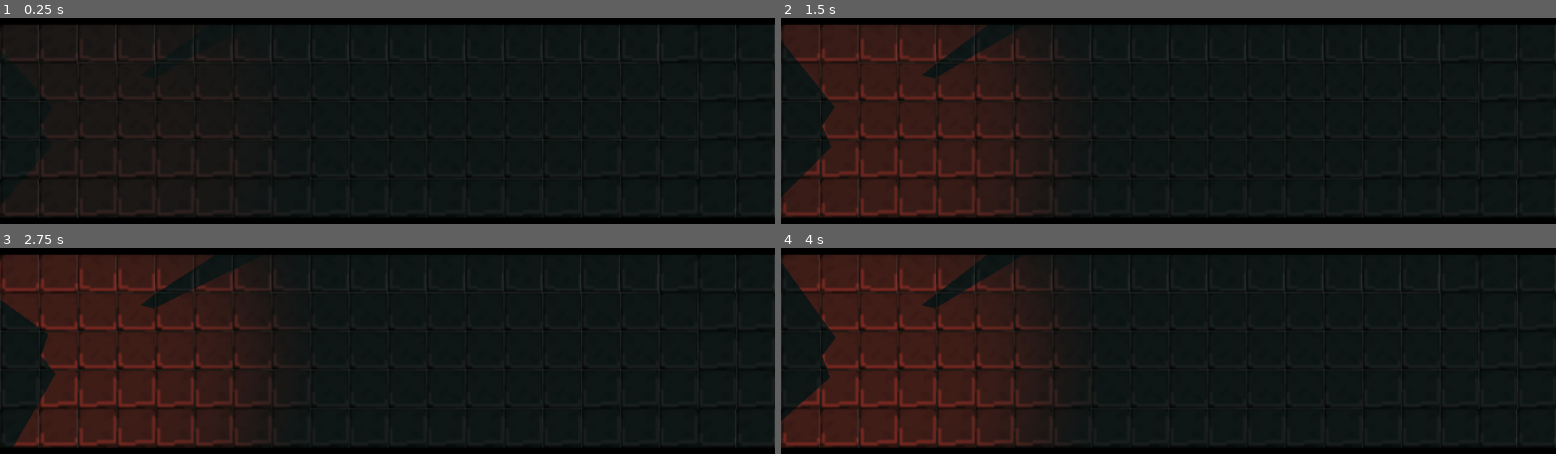
Above: before the commit, frames 1-4 (two rows, left to right).
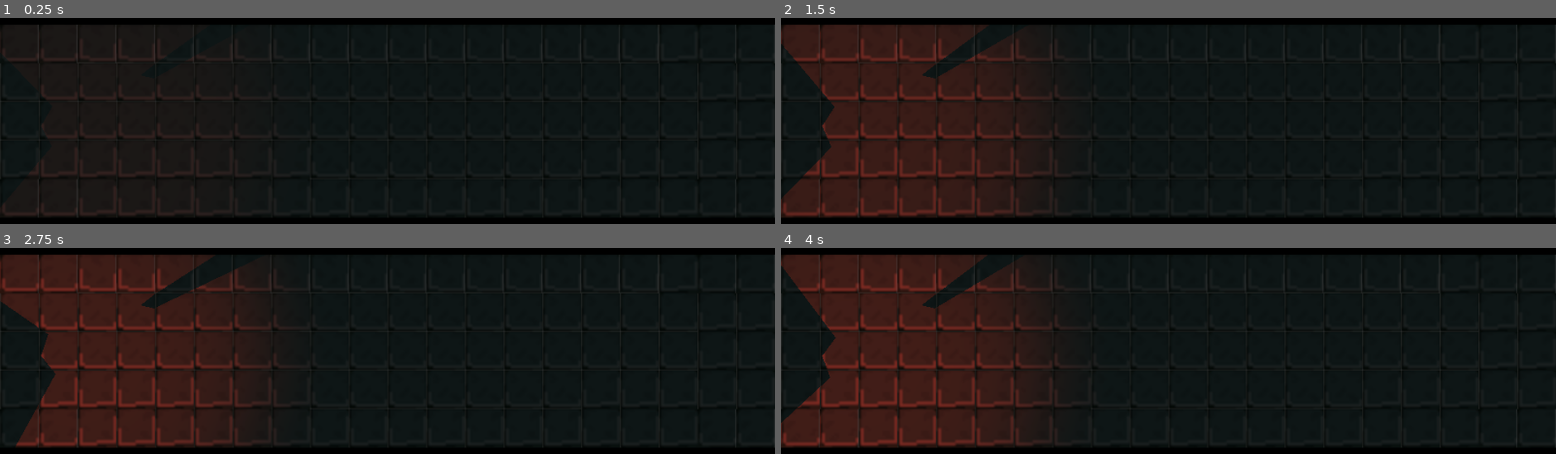
Above: after the commit, the same moments.

Repository: albielee/TastyGameJam
Game: Godot game, scene res://game.tscn
The game is run twice, just before and just after one commit, with the same random seed, the same clock (stepped at 60 frames per second) and the same inputs.
Inputs (mouse positions are in pixels of both pictures, inside the frame that each line leads up to):
- Up to frame 1 (0.25 s): no input
- Up to frame 2 (1.5 s): move the mouse to (1339, 90) at 0.52 s; tap Enter at 1.25 s; move the mouse to (1013, 129) at 1.27 s
- Up to frame 3 (2.75 s): tap Space at 2 s; move the mouse to (465, 252) at 2.02 s
- Up to frame 4 (4 s): tap Enter at 2.75 s; move the mouse to (1129, 421) at 2.77 s; tap Space at 3.5 s; move the mouse to (1401, 400) at 3.52 s

The runs differ from the first frame. In frame 2, less than 0.1% of the frame differs, in the area x 0-28%, y 4-88%; in frame 3, less than 0.1%; in frame 4, less than 0.1%, in the area x 0-27%, y 4-85%.

Commit message:
big commit

Diff:
--- /dev/null
+++ b/tastygamejam/albiesworld.tscn
@@ -0,0 +1,33 @@
+[gd_scene load_steps=8 format=3 uid="uid://c27qgqobiq3sy"]
+
+[ext_resource type="PackedScene" uid="uid://ymxpjsjrd8cd" path="res://player.tscn" id="1_8lb6i"]
+[ext_resource type="Script" path="res://camera_2d.gd" id="2_072x2"]
+[ext_resource type="PackedScene" uid="uid://bsvutuuhu72of" path="res://wind_down.tscn" id="3_5oyb2"]
+[ext_resource type="PackedScene" uid="uid://bqqh3gjnbcdyd" path="res://candle.tscn" id="4_7fdrq"]
+[ext_resource type="PackedScene" uid="uid://bwbdqqagtxtdy" path="res://wind_left.tscn" id="5_7g68r"]
+[ext_resource type="PackedScene" uid="uid://dm2jrjjq1ihb3" path="res://wind_right.tscn" id="5_8mqx2"]
+[ext_resource type="PackedScene" uid="uid://dcl30ce0dmpvv" path="res://wind_up.tscn" id="7_vl3q0"]
+
+[node name="albiesworld" type="Node2D"]
+
+[node name="Player" parent="." instance=ExtResource("1_8lb6i")]
+position = Vector2(-53, 279)
+
+[node name="Camera2D" type="Camera2D" parent="."]
+position = Vector2(6, 91)
+script = ExtResource("2_072x2")
+
+[node name="Candle" parent="." instance=ExtResource("4_7fdrq")]
+position = Vector2(149, 142)
+
+[node name="WindDown" parent="." instance=ExtResource("3_5oyb2")]
+position = Vector2(344, -209)
+
+[node name="WindLeft" parent="." instance=ExtResource("5_7g68r")]
+position = Vector2(786, 87)
+
+[node name="WindRight" parent="." instance=ExtResource("5_8mqx2")]
+position = Vector2(-102, 93)
+
+[node name="WindUp" parent="." instance=ExtResource("7_vl3q0")]
+position = Vector2(364, 388)
--- /dev/null
+++ b/tastygamejam/camera_2d.gd
@@ -0,0 +1,12 @@
+extends Camera2D
+
+# Called every frame. 'delta' is the elapsed time since the previous frame.
+func _process(delta: float) -> void:
+	var player = get_node("../Player")
+
+	# Make sure the player node exists
+	if player:
+		# Set the camera's X position to follow the player, but keep the Y position fixed
+		position.x = player.position.x
+		# You can keep the Y position constant, for example, you can set it to a fixed value like:
+		position.y = 0
--- /dev/null
+++ b/tastygamejam/camera_2d.tscn
@@ -0,0 +1,7 @@
+[gd_scene load_steps=2 format=3 uid="uid://dyiyfthdwf5qx"]
+
+[ext_resource type="Script" path="res://camera_2d.gd" id="1_64pyt"]
+
+[node name="Camera2D" type="Camera2D"]
+position = Vector2(6, 91)
+script = ExtResource("1_64pyt")
--- a/tastygamejam/candle.tscn
+++ b/tastygamejam/candle.tscn
@@ -1,10 +1,10 @@
-[gd_scene load_steps=3 format=3 uid="uid://b83a116k8ifa5"]
+[gd_scene load_steps=3 format=3 uid="uid://bqqh3gjnbcdyd"]
 
 [ext_resource type="Script" path="res://candle.gd" id="1_fe1gs"]
 
 [sub_resource type="RectangleShape2D" id="RectangleShape2D_t8atm"]
 
-[node name="Candle" type="Area2D"]
+[node name="Candle" type="Area2D" groups=["CandleFire"]]
 script = ExtResource("1_fe1gs")
 
 [node name="CollisionShape2D" type="CollisionShape2D" parent="." groups=["CandleFire"]]
--- a/tastygamejam/player.tscn
+++ b/tastygamejam/player.tscn
@@ -19,6 +19,7 @@
 @export var MATCH_FLICKER_FREQ = 1;
 @export var MATCH_FLICKER_RECOVERY = 0.02 ;
 @export var MATCH_STABLE_CHANGE = 0.02 ;
+@export var WIND_BLOW_OUT_RANGE = 0.5
 
 var current_match_brightness = 0
 var match_life : float = MAX_MATCH_DURATION
@@ -26,12 +27,21 @@
 var stability = 1
 var rng = RandomNumberGenerator.new()
 
+var current_wind_object = null;
+
 func _physics_process(delta: float) -> void:
 	handle_movement(delta)
 	handle_rotation();
 
 func _process(delta: float) -> void:
 	handle_match_life(delta)
+	handle_wind()
+
+func handle_wind():
+	if current_wind_object != null:
+		if(current_wind_object.facing_direction > rotation + WIND_BLOW_OUT_RANGE or current_wind_object.facing_direction < rotation - WIND_BLOW_OUT_RANGE):
+			match_life = 0;
+			print(\"match extinguished\")
 
 func handle_match_life(delta: float) -> void:
 	if(match_running_out and match_life > 0):
@@ -88,7 +98,7 @@
 	rotation = angle_to_mouse
 
 func _on_held_candle_area_entered(area: Area2D) -> void:
-	if area.name == \"Candle\":
+	if area.is_in_group(\"CandleFire\"):
 		var candle = area
 		if candle.is_lit:
 			match_life = MAX_MATCH_DURATION
@@ -99,6 +109,12 @@
 			print(\"Lighting up a new candle\")
 		else:
 			print(\"cant light that son\")
+	if area.is_in_group(\"Wind\"):
+		current_wind_object = area
+
+func _on_held_match_area_exited(area: Area2D) -> void:
+	if area.is_in_group(\"Wind\"):
+		current_wind_object = null
 "
 
 [sub_resource type="CircleShape2D" id="CircleShape2D_qgfh1"]
@@ -127,7 +143,8 @@
 [node name="PlayerCollisionShape" type="CollisionShape2D" parent="."]
 shape = SubResource("CircleShape2D_qgfh1")
 
-[node name="HeldMatch" type="Area2D" parent="." groups=["CandleFire"]]
+[node name="HeldMatch" type="Area2D" parent="." groups=["CandleFire", "Wind"]]
+position = Vector2(0, -1)
 
 [node name="MatchCollisionShape" type="CollisionShape2D" parent="HeldMatch"]
 position = Vector2(36, 0)
@@ -150,3 +167,4 @@
 occluder = SubResource("OccluderPolygon2D_mu1d4")
 
 [connection signal="area_entered" from="HeldMatch" to="." method="_on_held_candle_area_entered"]
+[connection signal="area_exited" from="HeldMatch" to="." method="_on_held_match_area_exited"]
--- a/tastygamejam/project.godot
+++ b/tastygamejam/project.godot
@@ -23,8 +23,9 @@
 [global_group]
 
 CandleFire=""
+Wind=""
 
 [rendering]
 
-renderer/rendering_method="gl_compatibility"
-renderer/rendering_method.mobile="gl_compatibility"
+renderer/rendering_method.mobile="forward_plus"
+renderer/rendering_method.web="forward_plus"
--- /dev/null
+++ b/tastygamejam/wind.gd
@@ -0,0 +1,11 @@
+extends Area2D
+
+
+@onready var collision_shape = $CollisionShape2D
+@onready var gpu_particles = $GPUParticles2D
+var facing_direction = 3.14159
+
+func _ready() -> void:
+	var material = gpu_particles.process_material
+	material.emission_box_extents = Vector3(collision_shape.shape.size.x/2 + 200,collision_shape.shape.size.y/2,0)
+	gpu_particles.amount = (collision_shape.shape.size.x/collision_shape.shape.size.y) * 10
--- /dev/null
+++ b/tastygamejam/wind_down.tscn
@@ -0,0 +1,70 @@
+[gd_scene load_steps=12 format=3 uid="uid://bsvutuuhu72of"]
+
+[ext_resource type="Texture2D" uid="uid://duqj0vmmjbghj" path="res://Assets/wind.png" id="1_f8v7e"]
+[ext_resource type="Script" path="res://winddown.gd" id="1_vbutp"]
+
+[sub_resource type="Curve" id="Curve_3smp8"]
+_data = [Vector2(0, 0.223094), 0.0, 0.0, 0, 0, Vector2(0.377399, 0.575336), 0.0, 0.0, 0, 0, Vector2(0.503198, 0), 0.0, 0.0, 0, 0]
+point_count = 3
+
+[sub_resource type="CurveTexture" id="CurveTexture_iu1hr"]
+curve = SubResource("Curve_3smp8")
+
+[sub_resource type="Curve" id="Curve_xnbe5"]
+min_value = -1.0
+_data = [Vector2(0, 0.03216), 0.0, 0.0, 0, 0, Vector2(0.202559, 1), 0.0, 0.0, 0, 0, Vector2(0.309168, -1), 0.0, 0.0, 0, 0, Vector2(0.503198, 0.993416), 0.0, 0.0, 0, 0, Vector2(0.722815, -1), 0.0, 0.0, 0, 0, Vector2(0.867804, 1), 0.0, 0.0, 0, 0, Vector2(1, 0.0189921), 0.0, 0.0, 0, 0]
+point_count = 7
+
+[sub_resource type="Curve" id="Curve_6lrl1"]
+_data = [Vector2(0, -0.0139276), 0.0, 0.0, 0, 0, Vector2(1, 1), 0.0, 0.0, 0, 0]
+point_count = 2
+
+[sub_resource type="CurveXYZTexture" id="CurveXYZTexture_q4omc"]
+curve_x = SubResource("Curve_xnbe5")
+curve_y = SubResource("Curve_6lrl1")
+
+[sub_resource type="Curve" id="Curve_gpw4e"]
+_data = [Vector2(0, 0), 0.0, 0.0, 0, 0, Vector2(0.351812, 0.81565), 0.0, 0.0, 0, 0, Vector2(0.586354, 0.944037), 0.0, 0.0, 0, 0, Vector2(0.8742, 0.828817), 0.0, 0.0, 0, 0, Vector2(1, 0.114459), 0.0, 0.0, 0, 0]
+point_count = 5
+
+[sub_resource type="CurveTexture" id="CurveTexture_oqbb4"]
+curve = SubResource("Curve_gpw4e")
+
+[sub_resource type="ParticleProcessMaterial" id="ParticleProcessMaterial_gkh3r"]
+particle_flag_disable_z = true
+emission_shape = 3
+emission_box_extents = Vector3(100, 100, 1)
+inherit_velocity_ratio = 49.925
+spread = 0.0
+initial_velocity_min = 575.96
+initial_velocity_max = 872.59
+directional_velocity_min = 141.73
+directional_velocity_max = 141.73
+directional_velocity_curve = SubResource("CurveXYZTexture_q4omc")
+gravity = Vector3(0, 0, 0)
+scale_curve = SubResource("CurveTexture_oqbb4")
+alpha_curve = SubResource("CurveTexture_iu1hr")
+collision_mode = 1
+collision_friction = 0.0
+collision_bounce = 0.0
+
+[sub_resource type="RectangleShape2D" id="RectangleShape2D_1yyqn"]
+size = Vector2(217.25, 156)
+
+[node name="WindDown" type="Area2D" groups=["Wind"]]
+script = ExtResource("1_vbutp")
+
+[node name="GPUParticles2D" type="GPUParticles2D" parent="."]
+position = Vector2(1, -1)
+rotation = 1.57079
+amount = 30
+process_material = SubResource("ParticleProcessMaterial_gkh3r")
+texture = ExtResource("1_f8v7e")
+trail_enabled = true
+trail_lifetime = 0.4
+trail_sections = 4
+trail_section_subdivisions = 96
+
+[node name="CollisionShape2D" type="CollisionShape2D" parent="."]
+position = Vector2(-2, -3)
+shape = SubResource("RectangleShape2D_1yyqn")
--- /dev/null
+++ b/tastygamejam/wind_left.tscn
@@ -0,0 +1,70 @@
+[gd_scene load_steps=12 format=3 uid="uid://bwbdqqagtxtdy"]
+
+[ext_resource type="Script" path="res://windleft.gd" id="1_qysi8"]
+[ext_resource type="Texture2D" uid="uid://duqj0vmmjbghj" path="res://Assets/wind.png" id="2_8vr6q"]
+
+[sub_resource type="Curve" id="Curve_3smp8"]
+_data = [Vector2(0, 0.223094), 0.0, 0.0, 0, 0, Vector2(0.377399, 0.575336), 0.0, 0.0, 0, 0, Vector2(0.503198, 0), 0.0, 0.0, 0, 0]
+point_count = 3
+
+[sub_resource type="CurveTexture" id="CurveTexture_iu1hr"]
+curve = SubResource("Curve_3smp8")
+
+[sub_resource type="Curve" id="Curve_xnbe5"]
+_data = [Vector2(0.0021322, 0), 0.0, 0.0, 0, 0, Vector2(0.991471, 1), 0.0, 0.0, 0, 0]
+point_count = 2
+
+[sub_resource type="Curve" id="Curve_6lrl1"]
+min_value = -1.0
+_data = [Vector2(0.00639659, 0), 0.0, 0.0, 0, 0, Vector2(0.106538, 1), 0.0, 0.0, 0, 0, Vector2(0.268765, -1), 0.0, 0.0, 0, 0, Vector2(0.464891, 1), 0.0, 0.0, 0, 0, Vector2(0.658596, -1), 0.0, 0.0, 0, 0, Vector2(0.782082, 1), 0.0, 0.0, 0, 0, Vector2(1, 0.00582421), 0.0, 0.0, 0, 0]
+point_count = 7
+
+[sub_resource type="CurveXYZTexture" id="CurveXYZTexture_q4omc"]
+curve_x = SubResource("Curve_xnbe5")
+curve_y = SubResource("Curve_6lrl1")
+
+[sub_resource type="Curve" id="Curve_gpw4e"]
+_data = [Vector2(0, 0), 0.0, 0.0, 0, 0, Vector2(0.351812, 0.81565), 0.0, 0.0, 0, 0, Vector2(0.586354, 0.944037), 0.0, 0.0, 0, 0, Vector2(0.8742, 0.828817), 0.0, 0.0, 0, 0, Vector2(1, 0.114459), 0.0, 0.0, 0, 0]
+point_count = 5
+
+[sub_resource type="CurveTexture" id="CurveTexture_oqbb4"]
+curve = SubResource("Curve_gpw4e")
+
+[sub_resource type="ParticleProcessMaterial" id="ParticleProcessMaterial_gkh3r"]
+particle_flag_disable_z = true
+emission_shape = 3
+emission_box_extents = Vector3(100, 100, 1)
+inherit_velocity_ratio = 49.925
+spread = 0.0
+initial_velocity_min = 575.96
+initial_velocity_max = 872.59
+directional_velocity_min = 141.73
+directional_velocity_max = 141.73
+directional_velocity_curve = SubResource("CurveXYZTexture_q4omc")
+gravity = Vector3(0, 0, 0)
+scale_curve = SubResource("CurveTexture_oqbb4")
+alpha_curve = SubResource("CurveTexture_iu1hr")
+collision_mode = 1
+collision_friction = 0.0
+collision_bounce = 0.0
+
+[sub_resource type="RectangleShape2D" id="RectangleShape2D_1yyqn"]
+size = Vector2(188.5, 156)
+
+[node name="WindLeft" type="Area2D" groups=["Wind"]]
+rotation = 3.14159
+script = ExtResource("1_qysi8")
+
+[node name="GPUParticles2D" type="GPUParticles2D" parent="."]
+position = Vector2(1, -1)
+amount = 30
+process_material = SubResource("ParticleProcessMaterial_gkh3r")
+texture = ExtResource("2_8vr6q")
+trail_enabled = true
+trail_lifetime = 0.4
+trail_sections = 4
+trail_section_subdivisions = 96
+
+[node name="CollisionShape2D" type="CollisionShape2D" parent="."]
+position = Vector2(1, -1)
+shape = SubResource("RectangleShape2D_1yyqn")
--- /dev/null
+++ b/tastygamejam/wind_right.tscn
@@ -0,0 +1,69 @@
+[gd_scene load_steps=12 format=3 uid="uid://dm2jrjjq1ihb3"]
+
+[ext_resource type="Script" path="res://windright.gd" id="1_jsbib"]
+[ext_resource type="Texture2D" uid="uid://duqj0vmmjbghj" path="res://Assets/wind.png" id="2_puucx"]
+
+[sub_resource type="Curve" id="Curve_3smp8"]
+_data = [Vector2(0, 0.223094), 0.0, 0.0, 0, 0, Vector2(0.377399, 0.575336), 0.0, 0.0, 0, 0, Vector2(0.503198, 0), 0.0, 0.0, 0, 0]
+point_count = 3
+
+[sub_resource type="CurveTexture" id="CurveTexture_iu1hr"]
+curve = SubResource("Curve_3smp8")
+
+[sub_resource type="Curve" id="Curve_xnbe5"]
+_data = [Vector2(0.0021322, 0), 0.0, 0.0, 0, 0, Vector2(0.991471, 1), 0.0, 0.0, 0, 0]
+point_count = 2
+
+[sub_resource type="Curve" id="Curve_6lrl1"]
+min_value = -1.0
+_data = [Vector2(0.00639659, 0), 0.0, 0.0, 0, 0, Vector2(0.106538, 1), 0.0, 0.0, 0, 0, Vector2(0.268765, -1), 0.0, 0.0, 0, 0, Vector2(0.464891, 1), 0.0, 0.0, 0, 0, Vector2(0.658596, -1), 0.0, 0.0, 0, 0, Vector2(0.782082, 1), 0.0, 0.0, 0, 0, Vector2(1, 0.00582421), 0.0, 0.0, 0, 0]
+point_count = 7
+
+[sub_resource type="CurveXYZTexture" id="CurveXYZTexture_q4omc"]
+curve_x = SubResource("Curve_xnbe5")
+curve_y = SubResource("Curve_6lrl1")
+
+[sub_resource type="Curve" id="Curve_gpw4e"]
+_data = [Vector2(0, 0), 0.0, 0.0, 0, 0, Vector2(0.351812, 0.81565), 0.0, 0.0, 0, 0, Vector2(0.586354, 0.944037), 0.0, 0.0, 0, 0, Vector2(0.8742, 0.828817), 0.0, 0.0, 0, 0, Vector2(1, 0.114459), 0.0, 0.0, 0, 0]
+point_count = 5
+
+[sub_resource type="CurveTexture" id="CurveTexture_oqbb4"]
+curve = SubResource("Curve_gpw4e")
+
+[sub_resource type="ParticleProcessMaterial" id="ParticleProcessMaterial_gkh3r"]
+particle_flag_disable_z = true
+emission_shape = 3
+emission_box_extents = Vector3(100, 100, 1)
+inherit_velocity_ratio = 49.925
+spread = 0.0
+initial_velocity_min = 575.96
+initial_velocity_max = 872.59
+directional_velocity_min = 141.73
+directional_velocity_max = 141.73
+directional_velocity_curve = SubResource("CurveXYZTexture_q4omc")
+gravity = Vector3(0, 0, 0)
+scale_curve = SubResource("CurveTexture_oqbb4")
+alpha_curve = SubResource("CurveTexture_iu1hr")
+collision_mode = 1
+collision_friction = 0.0
+collision_bounce = 0.0
+
+[sub_resource type="RectangleShape2D" id="RectangleShape2D_1yyqn"]
+size = Vector2(188.5, 156)
+
+[node name="WindRight" type="Area2D" groups=["Wind"]]
+script = ExtResource("1_jsbib")
+
+[node name="GPUParticles2D" type="GPUParticles2D" parent="."]
+position = Vector2(1, -1)
+amount = 30
+process_material = SubResource("ParticleProcessMaterial_gkh3r")
+texture = ExtResource("2_puucx")
+trail_enabled = true
+trail_lifetime = 0.4
+trail_sections = 4
+trail_section_subdivisions = 96
+
+[node name="CollisionShape2D" type="CollisionShape2D" parent="."]
+position = Vector2(1, -1)
+shape = SubResource("RectangleShape2D_1yyqn")
--- /dev/null
+++ b/tastygamejam/wind_up.tscn
@@ -0,0 +1,71 @@
+[gd_scene load_steps=12 format=3 uid="uid://dcl30ce0dmpvv"]
+
+[ext_resource type="Script" path="res://windup.gd" id="1_12dek"]
+[ext_resource type="Texture2D" uid="uid://duqj0vmmjbghj" path="res://Assets/wind.png" id="2_vy8a5"]
+
+[sub_resource type="Curve" id="Curve_3smp8"]
+_data = [Vector2(0, 0.223094), 0.0, 0.0, 0, 0, Vector2(0.377399, 0.575336), 0.0, 0.0, 0, 0, Vector2(0.503198, 0), 0.0, 0.0, 0, 0]
+point_count = 3
+
+[sub_resource type="CurveTexture" id="CurveTexture_iu1hr"]
+curve = SubResource("Curve_3smp8")
+
+[sub_resource type="Curve" id="Curve_xnbe5"]
+min_value = -1.0
+_data = [Vector2(0, 0.03216), 0.0, 0.0, 0, 0, Vector2(0.202559, 1), 0.0, 0.0, 0, 0, Vector2(0.309168, -1), 0.0, 0.0, 0, 0, Vector2(0.503198, 0.993416), 0.0, 0.0, 0, 0, Vector2(0.722815, -1), 0.0, 0.0, 0, 0, Vector2(0.867804, 1), 0.0, 0.0, 0, 0, Vector2(1, 0.0189921), 0.0, 0.0, 0, 0]
+point_count = 7
+
+[sub_resource type="Curve" id="Curve_6lrl1"]
+_data = [Vector2(0, -0.0139276), 0.0, 0.0, 0, 0, Vector2(1, 1), 0.0, 0.0, 0, 0]
+point_count = 2
+
+[sub_resource type="CurveXYZTexture" id="CurveXYZTexture_q4omc"]
+curve_x = SubResource("Curve_xnbe5")
+curve_y = SubResource("Curve_6lrl1")
+
+[sub_resource type="Curve" id="Curve_gpw4e"]
+_data = [Vector2(0, 0), 0.0, 0.0, 0, 0, Vector2(0.351812, 0.81565), 0.0, 0.0, 0, 0, Vector2(0.586354, 0.944037), 0.0, 0.0, 0, 0, Vector2(0.8742, 0.828817), 0.0, 0.0, 0, 0, Vector2(1, 0.114459), 0.0, 0.0, 0, 0]
+point_count = 5
+
+[sub_resource type="CurveTexture" id="CurveTexture_oqbb4"]
+curve = SubResource("Curve_gpw4e")
+
+[sub_resource type="ParticleProcessMaterial" id="ParticleProcessMaterial_gkh3r"]
+particle_flag_disable_z = true
+emission_shape = 3
+emission_box_extents = Vector3(100, 100, 1)
+inherit_velocity_ratio = 49.925
+spread = 0.0
+initial_velocity_min = 575.96
+initial_velocity_max = 872.59
+directional_velocity_min = 141.73
+directional_velocity_max = 141.73
+directional_velocity_curve = SubResource("CurveXYZTexture_q4omc")
+gravity = Vector3(0, 0, 0)
+scale_curve = SubResource("CurveTexture_oqbb4")
+alpha_curve = SubResource("CurveTexture_iu1hr")
+collision_mode = 1
+collision_friction = 0.0
+collision_bounce = 0.0
+
+[sub_resource type="RectangleShape2D" id="RectangleShape2D_1yyqn"]
+size = Vector2(217.25, 156)
+
+[node name="WindUp" type="Area2D" groups=["Wind"]]
+rotation = 3.14159
+script = ExtResource("1_12dek")
+
+[node name="GPUParticles2D" type="GPUParticles2D" parent="."]
+position = Vector2(1, -1)
+rotation = 1.57079
+amount = 30
+process_material = SubResource("ParticleProcessMaterial_gkh3r")
+texture = ExtResource("2_vy8a5")
+trail_enabled = true
+trail_lifetime = 0.4
+trail_sections = 4
+trail_section_subdivisions = 96
+
+[node name="CollisionShape2D" type="CollisionShape2D" parent="."]
+position = Vector2(-2, -3)
+shape = SubResource("RectangleShape2D_1yyqn")
--- /dev/null
+++ b/tastygamejam/winddown.gd
@@ -0,0 +1,11 @@
+extends Area2D
+
+
+@onready var collision_shape = $CollisionShape2D
+@onready var gpu_particles = $GPUParticles2D
+var facing_direction = 1.5708
+
+func _ready() -> void:
+	var material = gpu_particles.process_material
+	material.emission_box_extents = Vector3(collision_shape.shape.size.x/2 + 200,collision_shape.shape.size.y/2,0)
+	gpu_particles.amount = (collision_shape.shape.size.x/collision_shape.shape.size.y) * 10
--- /dev/null
+++ b/tastygamejam/windleft.gd
@@ -0,0 +1,11 @@
+extends Area2D
+
+
+@onready var collision_shape = $CollisionShape2D
+@onready var gpu_particles = $GPUParticles2D
+var facing_direction = -3.14159
+
+func _ready() -> void:
+	var material = gpu_particles.process_material
+	material.emission_box_extents = Vector3(collision_shape.shape.size.x/2 + 200,collision_shape.shape.size.y/2,0)
+	gpu_particles.amount = (collision_shape.shape.size.x/collision_shape.shape.size.y) * 10
--- /dev/null
+++ b/tastygamejam/windright.gd
@@ -0,0 +1,11 @@
+extends Area2D
+
+
+@onready var collision_shape = $CollisionShape2D
+@onready var gpu_particles = $GPUParticles2D
+var facing_direction = 0
+
+func _ready() -> void:
+	var material = gpu_particles.process_material
+	material.emission_box_extents = Vector3(collision_shape.shape.size.x/2 + 200,collision_shape.shape.size.y/2,0)
+	gpu_particles.amount = (collision_shape.shape.size.x/collision_shape.shape.size.y) * 10
--- /dev/null
+++ b/tastygamejam/windup.gd
@@ -0,0 +1,11 @@
+extends Area2D
+
+
+@onready var collision_shape = $CollisionShape2D
+@onready var gpu_particles = $GPUParticles2D
+var facing_direction = -1.5708
+
+func _ready() -> void:
+	var material = gpu_particles.process_material
+	material.emission_box_extents = Vector3(collision_shape.shape.size.x/2 + 200,collision_shape.shape.size.y/2,0)
+	gpu_particles.amount = (collision_shape.shape.size.x/collision_shape.shape.size.y) * 10
Binary file added: tastygamejam/Assets/wind.png
Not shown, added: tastygamejam/Assets/wind.png.import
Not shown: 1 places in tastygamejam/game.tscn that only renumber resources
Not shown: 1 places in tastygamejam/light.tscn that only renumber resources
Not shown: 1 places in tastygamejam/player.tscn that only renumber resources
